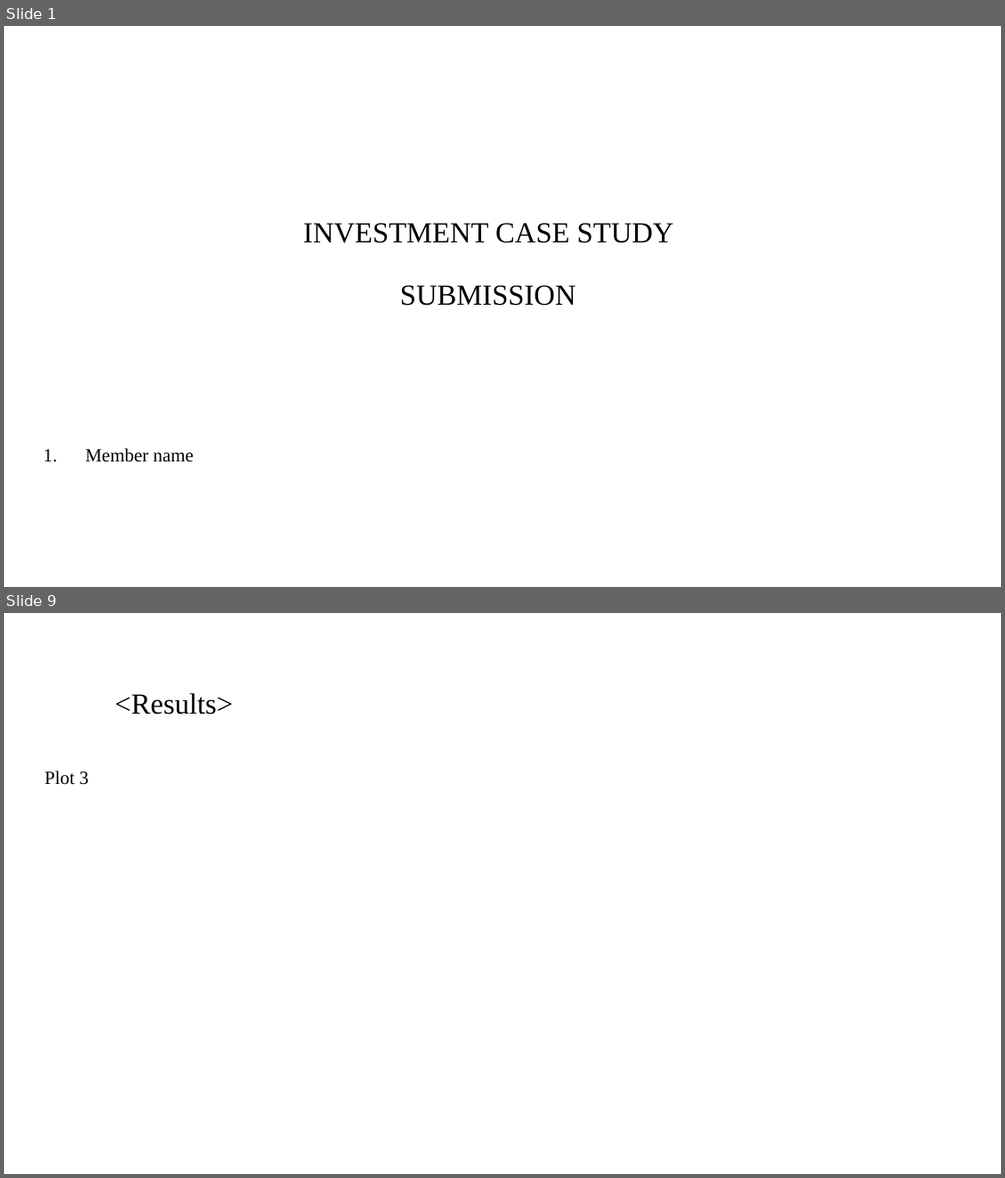
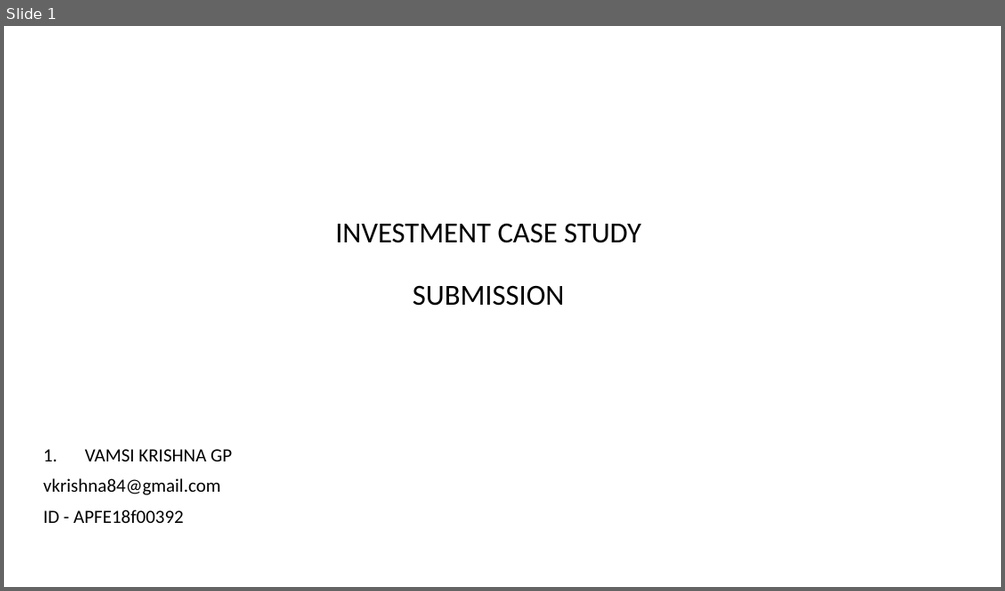
Before and after one commit to vamsigp/IIIT-B, a slide deck: 1. Statistics and Machine Learning/4. Investment Assignment/Spark+Funds+Final+Presentation.pptx. Shown one above the other, each under a label of ours: slides 1 and 9 before the commit, slide 1 after it; the slides between them are not shown. The pictures are 1005x1178 and 1005x591 pixels, drawn with LibreOffice and Linux fonts; fonts in the diff are those of the drawing; background and template pictures are left out. Boxes give left, top, right and bottom in pixels: in the first picture for what was removed or moved away, otherwise in the second. Text is boxed around its words. In the diff, an @@ line names an element or a change of style, - is before the commit and + after.

Commit message:
Investment assignment submission
Investment assignment submission

```diff
--- a/1. Statistics and Machine Learning/4. Investment Assignment/Spark+Funds+Final+Presentation.pptx
+++ b/1. Statistics and Machine Learning/4. Investment Assignment/Spark+Funds+Final+Presentation.pptx
@@ slide 9 removed at <box>4,613,1001,1174</box>, background #FFFFFF @@
@@ title removed at <box>114,693,233,714</box> @@
-<Results>
@@ text removed at <box>45,771,89,785</box> @@
-Plot 3
@@ slide 1 changed as well @@
@@ title "INVESTMENT CASE STUDY SUBMISSION" at <box>335,223,641,305</box>: font Times New Roman to Calibri @@
@@ subtitle at <box>43,449,232,523</box>: text changed; font Times New Roman to Calibri @@
-1. Member name
+1. VAMSI KRISHNA GP
+vkrishna84@gmail.com
+ID - APFE18f00392
```
Also in this commit, not shown: 8 slides added, 8 other slides removed, 11 other files.
